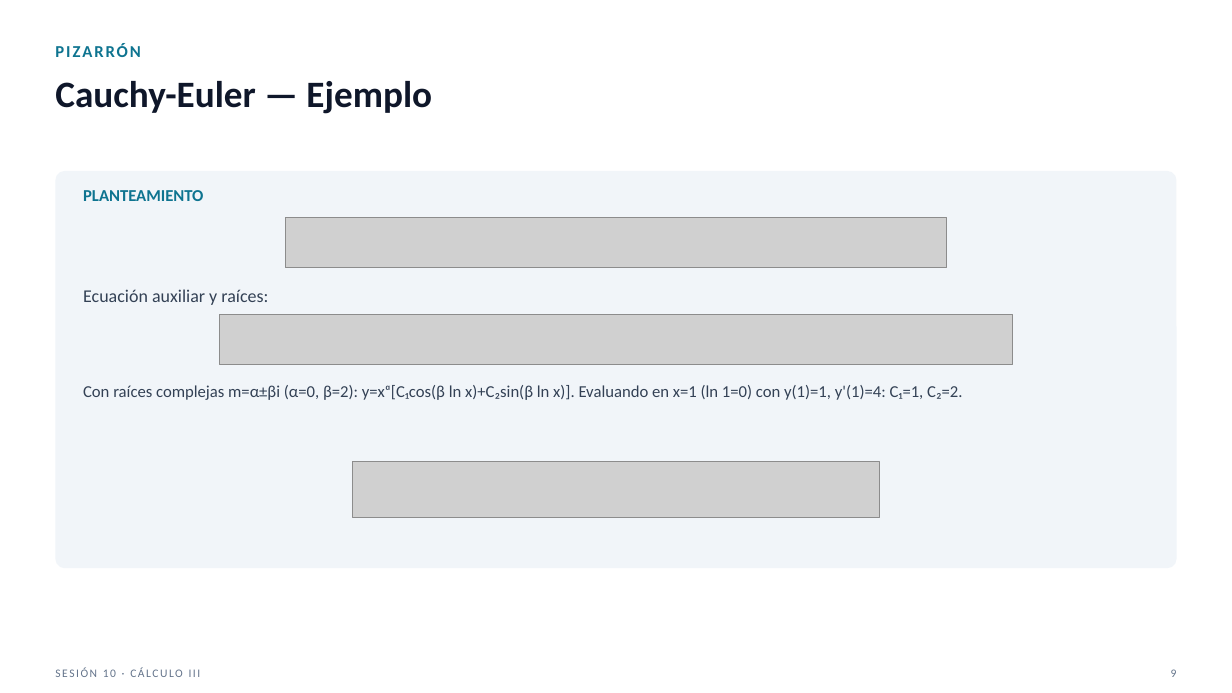
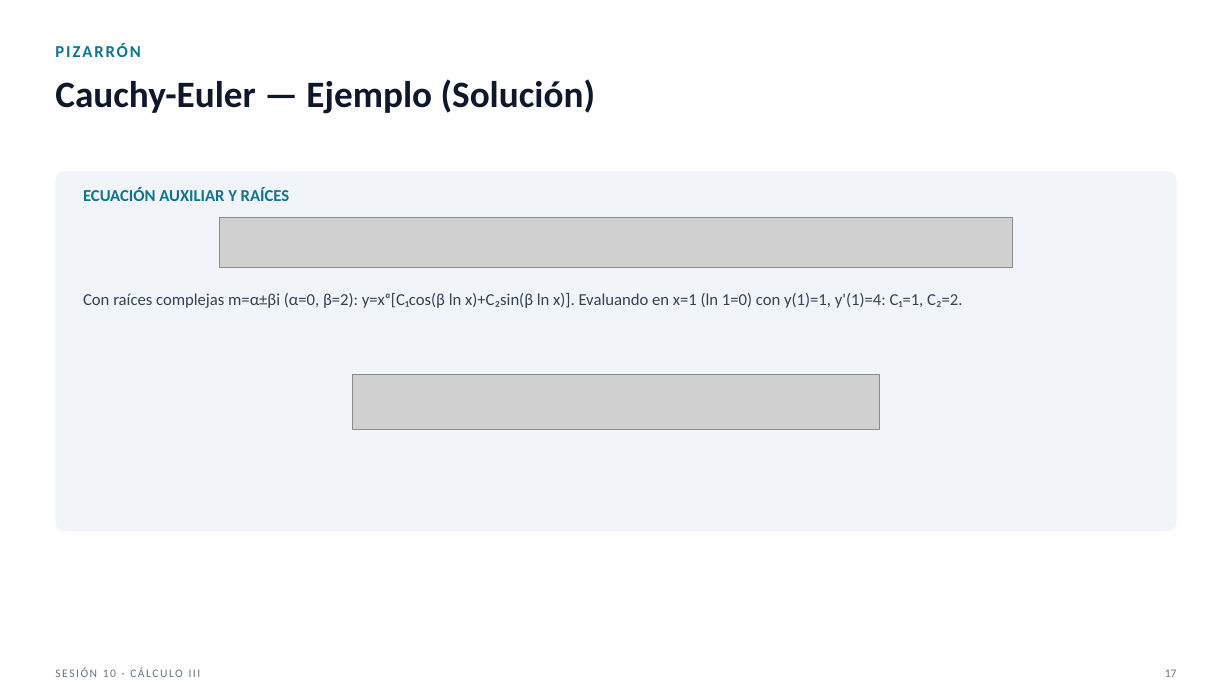
Before and after one commit to SernaEd/FirmsSimulationClass, a slide deck: slide 17 of sesion10/Sesion10_Metodos_de_Solucion_Claro.pptx (slide 9 before the commit). Drawn at 1232x693 pixels with LibreOffice and Linux fonts; fonts in the diff are those of the drawing; grey boxes stand for pictures. Boxes give left, top, right and bottom in pixels: in the first picture for what was removed or moved away, otherwise in the second. Text is boxed around its words. In the diff, an @@ line names an element or a change of style, - is before the commit and + after.

```diff
--- a/sesion10/Sesion10_Metodos_de_Solucion_Claro.pptx
+++ b/sesion10/Sesion10_Metodos_de_Solucion_Claro.pptx
@@ text at box(55, 79, 596, 114): text changed @@
-Cauchy-Euler — Ejemplo
+Cauchy-Euler — Ejemplo (Solución)
@@ rounded rectangle: place and size @@
-rounded rectangle at box(55, 171, 1177, 568)
+rounded rectangle at box(55, 171, 1177, 531)
@@ rounded rectangle at box(55, 171, 1177, 531): proportions changed @@
@@ text at box(83, 188, 290, 201): text changed; size 14 to 13 pt; text colour #334155 to #0E7490; bold on @@
-Ecuación auxiliar y raíces:
+ECUACIÓN AUXILIAR Y RAÍCES
@@ text removed at box(83, 190, 203, 201) @@
-PLANTEAMIENTO
@@ picture: place and size @@
-picture at box(219, 314, 1013, 365)
+picture at box(219, 217, 1013, 268)
@@ picture removed at box(285, 217, 946, 268) @@
@@ text "Con raíces complejas m=α±βi (α=0, ...": place and size @@
-text "Con raíces complejas m=α±βi (α=0, ..." at box(83, 385, 962, 400)
+text "Con raíces complejas m=α±βi (α=0, ..." at box(83, 293, 962, 308)
@@ picture: place and size @@
-picture at box(353, 462, 879, 518)
+picture at box(353, 374, 879, 430)
@@ text at box(1165, 669, 1177, 677): text changed @@
-9
+17
```
Also in this commit, not shown: 15 other slides changed, 9 slides added, 2 other files.
